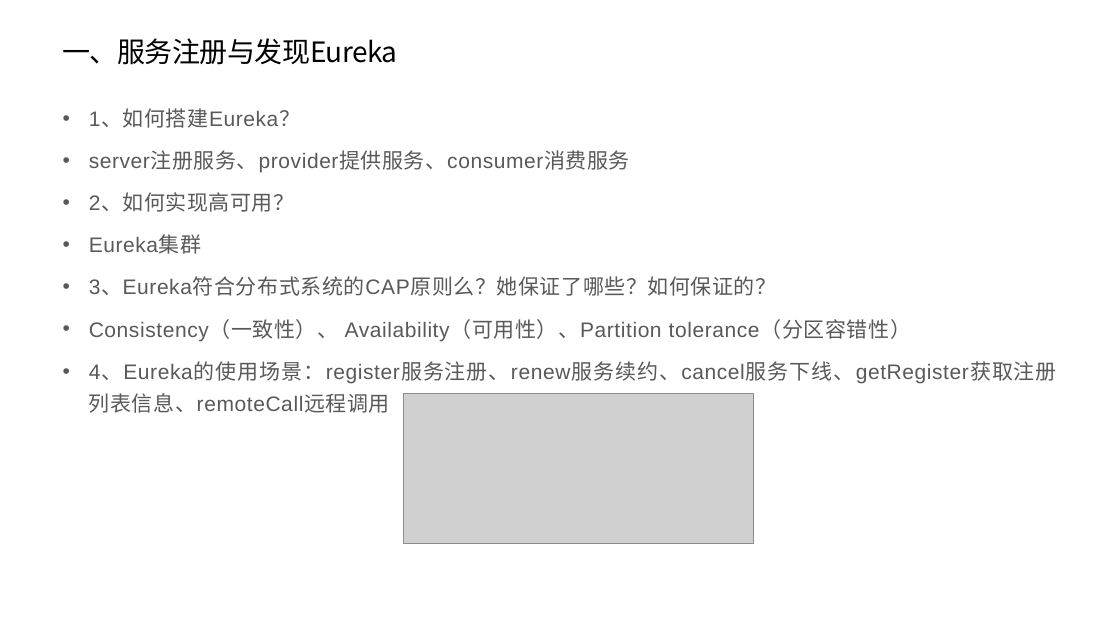
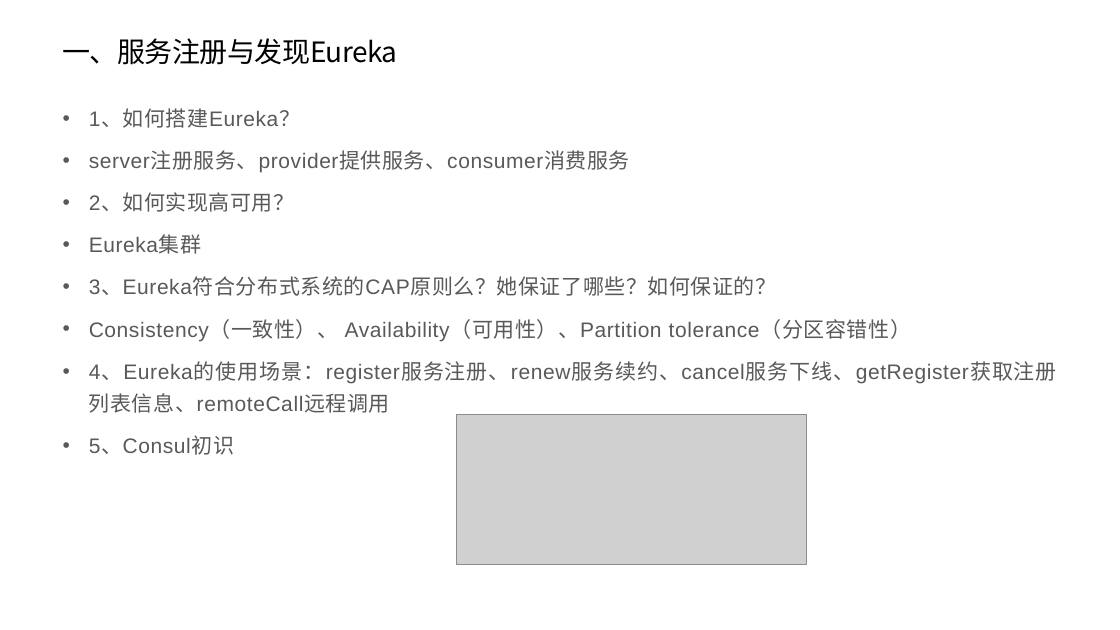
Before and after one commit to dylan7168/springcloud, a slide deck: slide 2 of document/springcloud实践.pptx. Drawn at 1120x630 pixels with LibreOffice and Linux fonts; fonts in the diff are those of the drawing; grey boxes stand for pictures. Boxes give left, top, right and bottom in pixels: in the first picture for what was removed or moved away, otherwise in the second. Text is boxed around its words. In the diff, an @@ line names an element or a change of style, - is before the commit and + after.

```diff
--- a/document/springcloud实践.pptx
+++ b/document/springcloud实践.pptx
@@ picture: place and size @@
-picture at bbox=[404, 393, 754, 543]
+picture at bbox=[457, 414, 807, 564]
@@ text at bbox=[89, 437, 234, 455]: paragraph added @@
+• 5、Consul初识
```
Also in this commit, not shown: 2 other slides changed, 3 slides added.
